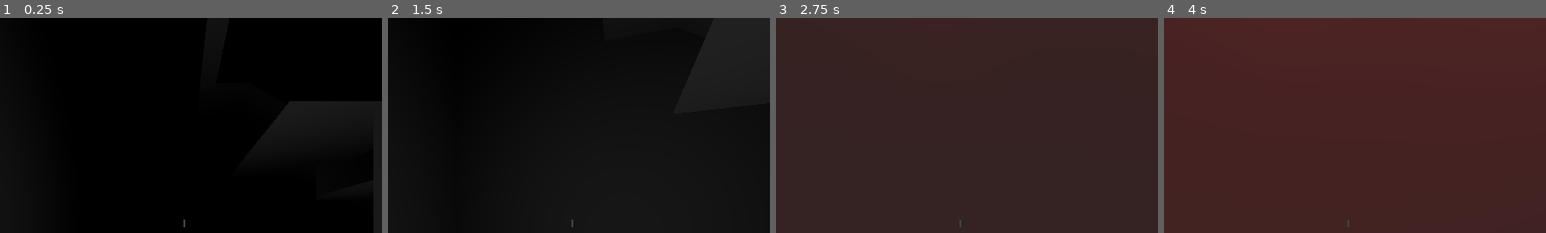
Above: before the commit, frames 1-4 (left to right).
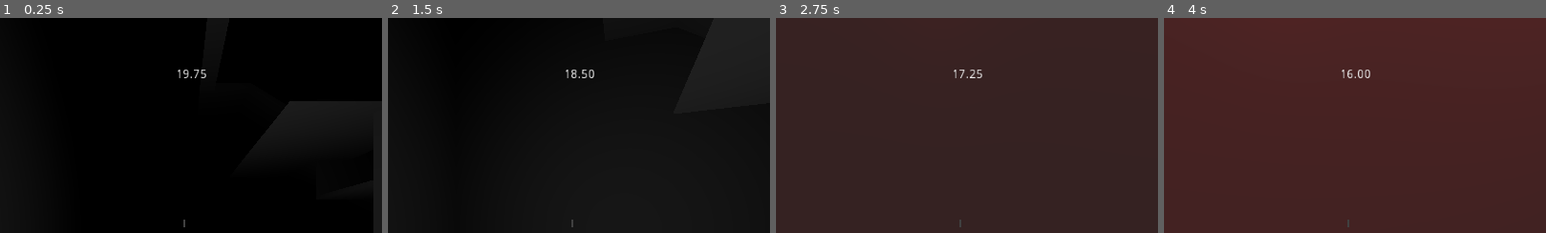
Above: after the commit, the same moments.

Repository: adrianriverof/extermination-gnome-service
Game: Godot game, scene res://Prototiping/test_level.tscn
Same seed, same stepped clock (60 frames per second), same inputs: the game is played once before the commit and once after it.
Inputs (mouse positions are % of the whole screen's width and height, from its top left):
- Up to frame 1 (0.25 s): no input
- Up to frame 2 (1.5 s): move the mouse to (55, 50) at 0.52 s; hold Ctrl (dash) 0.53-1.28 s; hold W (move_forward) from 0.53 s (still down); tap Space (jump) at 0.77 s; move the mouse to (45, 50) at 1.27 s; click (45, 50) at 1.35 s
- Up to frame 3 (2.75 s): keep holding W (move_forward); tap Space (jump) at 1.52 s; move the mouse to (52, 48) at 2.02 s; hold Ctrl (dash) from 2.03 s (still down)
- Up to frame 4 (4 s): keep holding W (move_forward); move the mouse to (49, 52) at 2.77 s; release Ctrl (dash) at 2.78 s; click (49, 52) at 2.85 s; tap Space (jump) at 3.02, 3.77 s; move the mouse to (57, 51) at 3.52 s; hold Ctrl (dash) from 3.53 s (still down)
The pictures show only the part of the screen within x 26-76%, y 0-50%; the shares and areas given below are measured in that part.

The runs differ from the first frame. In frame 1, 0.1% of the frame differs, in the area x 46-54%, y 24-28%; in frame 2, 0.2%; in frame 3, 0.1%; in frame 4, 0.2%.

Commit message:
añadir temporizador

Diff:
--- a/Prototiping/player.gd
+++ b/Prototiping/player.gd
@@ -241,6 +241,7 @@
 		dash()
 
 
+
 	if theres_wall_right():
 		tilt_camera(30) # Inclinación a la derecha
 	elif theres_wall_left():
--- /dev/null
+++ b/Prototiping/test_level.gd
@@ -0,0 +1,20 @@
+extends Spatial
+
+
+export var reset_on_timeout = true
+
+export var total_time = 20
+onready var time_view = $UI/RichTextLabel
+
+
+func _physics_process(delta):
+
+
+	total_time -= delta
+
+	time_view.text = str("%2.2f" % total_time)
+
+	if total_time <= 0:
+		total_time = 0
+		if reset_on_timeout:
+			get_tree().reload_current_scene()
--- a/Prototiping/test_level.tscn
+++ b/Prototiping/test_level.tscn
@@ -1,9 +1,10 @@
-[gd_scene load_steps=6 format=2]
+[gd_scene load_steps=7 format=2]
 
 [ext_resource path="res://Prototiping/player.tscn" type="PackedScene" id=1]
 [ext_resource path="res://NIVEL 8.glb" type="PackedScene" id=2]
 [ext_resource path="res://Prototiping/enemy.tscn" type="PackedScene" id=3]
 [ext_resource path="res://sound/20 sec game jam.mp3" type="AudioStream" id=4]
+[ext_resource path="res://Prototiping/test_level.gd" type="Script" id=5]
 
 [sub_resource type="Environment" id=2]
 ambient_light_color = Color( 0.141176, 0.141176, 0.141176, 1 )
@@ -12,6 +13,7 @@
 fog_depth_end = 33.0
 
 [node name="test_level" type="Spatial"]
+script = ExtResource( 5 )
 
 [node name="structure" type="Spatial" parent="."]
 transform = Transform( 1, 0, 0, 0, 1, 0, 0, 0, 1, 0, 5.40023, 0 )
@@ -52,3 +54,14 @@
 
 [node name="NIVEL 8" parent="." instance=ExtResource( 2 )]
 transform = Transform( 1, 0, 0, 0, 1, 0, 0, 0, 1, -4.981, -0.979128, -2.39618 )
+
+[node name="UI" type="Control" parent="."]
+margin_right = 1920.0
+margin_bottom = 1080.0
+
+[node name="RichTextLabel" type="RichTextLabel" parent="UI"]
+margin_left = 428.0
+margin_top = 58.0
+margin_right = 525.0
+margin_bottom = 125.0
+text = "rtrtrtr"
